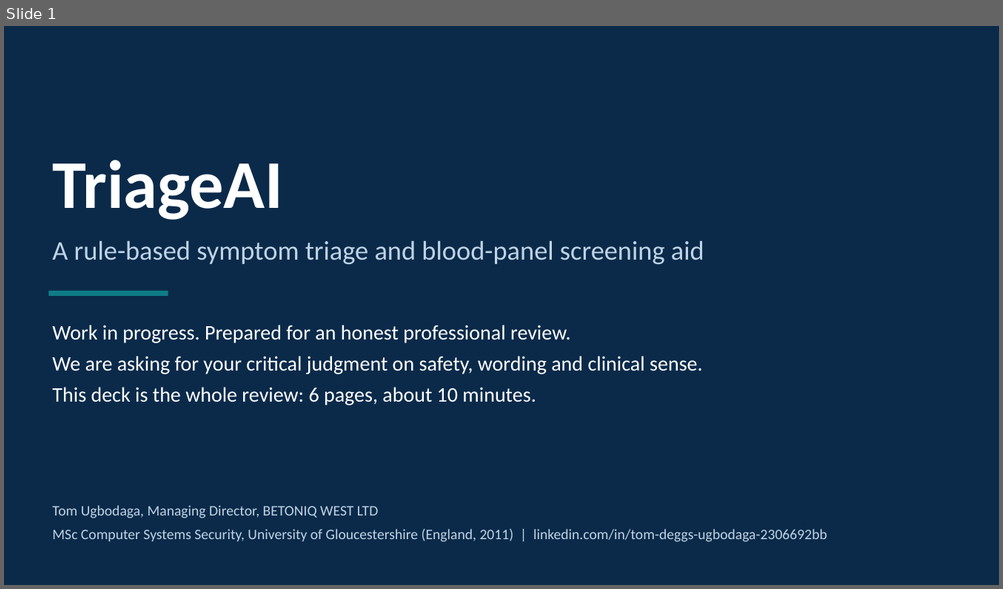
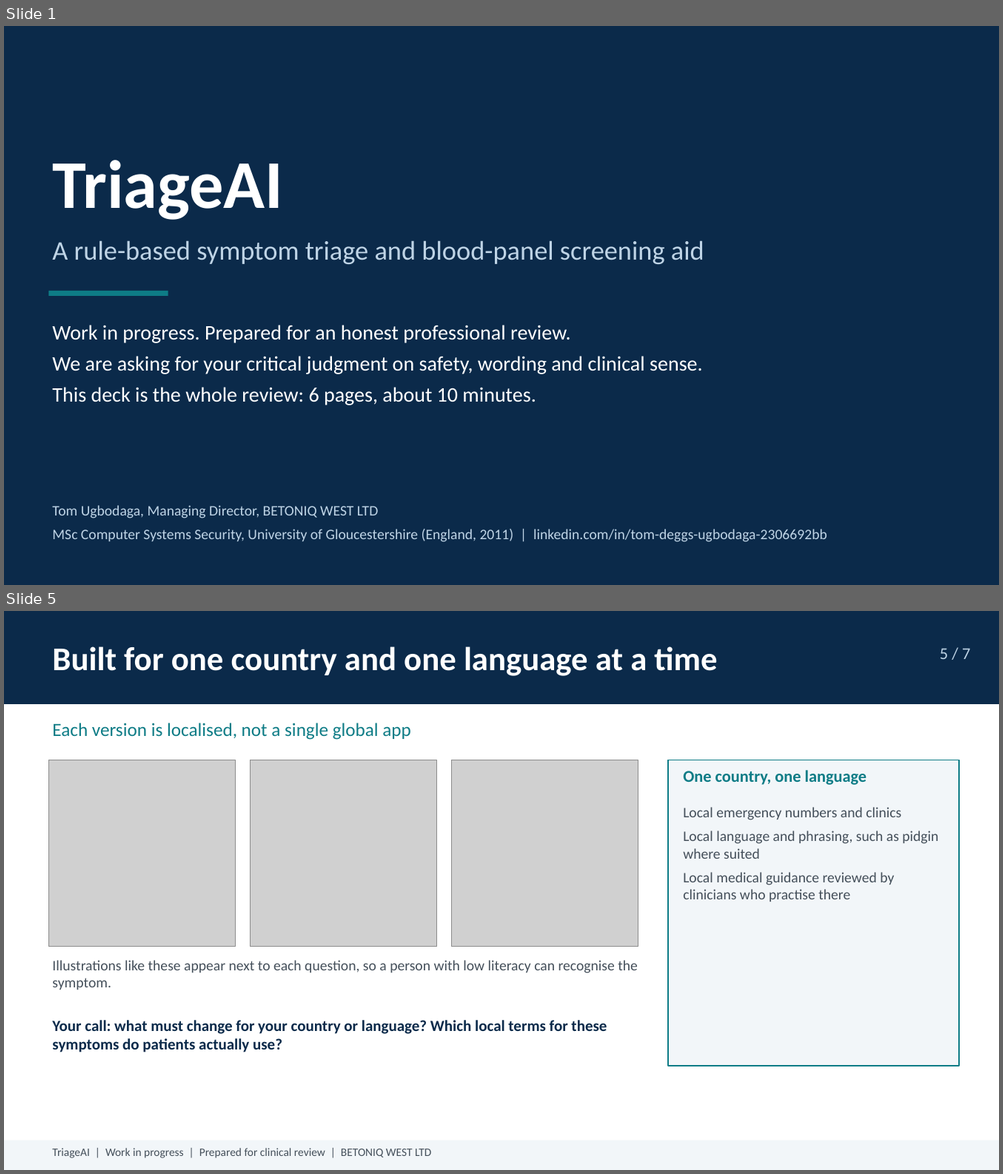
Before and after one commit to TOMDEGGS/BETONIQ-WEST-, a slide deck: triageai-review/TriageAI_Clinical_Review_Deck.pptx. Shown one above the other, each under a label of ours: slide 1 before the commit, slides 1 and 5 after it; the slides between them are not shown. The pictures are 1003x589 and 1003x1174 pixels, drawn with LibreOffice and Linux fonts; fonts in the diff are those of the drawing; grey boxes stand for pictures. Boxes give left, top, right and bottom in pixels: in the first picture for what was removed or moved away, otherwise in the second. Text is boxed around its words. In the diff, an @@ line names an element or a change of style, - is before the commit and + after.

Commit message:
TriageAI review decks: generic wording for any reviewer, 3D symptom illustrations, country and language page

```diff
--- a/triageai-review/TriageAI_Clinical_Review_Deck.pptx
+++ b/triageai-review/TriageAI_Clinical_Review_Deck.pptx
@@ slide 5 added at box(4, 611, 999, 1170), background #FFFFFF @@
@@ rectangle added at box(4, 611, 999, 704), fill #0B2A4A @@
@@ text added at box(52, 647, 717, 676), 32 pt, text #FFFFFF, bold @@
+Built for one country and one language at a time
@@ text added at box(939, 648, 970, 659), 16 pt, text #BFD4E6 @@
+5 / 7
@@ text added at box(52, 723, 411, 740), 18 pt, text #0E7C86 @@
+Each version is localised, not a single global app
@@ picture added at box(48, 760, 236, 947) @@
@@ picture added at box(250, 760, 437, 947) @@
@@ picture added at box(452, 760, 638, 947) @@
@@ rectangle added at box(668, 760, 959, 1066), fill #F2F6F9, outline #0E7C86 1.25 pt @@
@@ text added at box(683, 770, 867, 785), 16 pt, text #0E7C86, bold @@
+One country, one language
@@ text added at box(683, 807, 938, 902), 14 pt, text #444F5A @@
+Local emergency numbers and clinics
+Local language and phrasing, such as pidgin where suited
+Local medical guidance reviewed by clinicians who practise there
@@ text added at box(52, 960, 637, 990), 14 pt, text #444F5A @@
+Illustrations like these appear next to each question, so a person with low literacy can recognise the symptom.
@@ text added at box(52, 1020, 606, 1053), 15 pt, text #0B2A4A, bold @@
+Your call: what must change for your country or language? Which local terms for these symptoms do patients actually use?
@@ rectangle added at box(4, 1141, 999, 1170), fill #F2F6F9 @@
@@ text added at box(52, 1148, 431, 1159), 11 pt, text #444F5A @@
+TriageAI | Work in progress | Prepared for clinical review | BETONIQ WEST LTD
```
Also in this commit, not shown: 5 slides changed, 3 other files.
